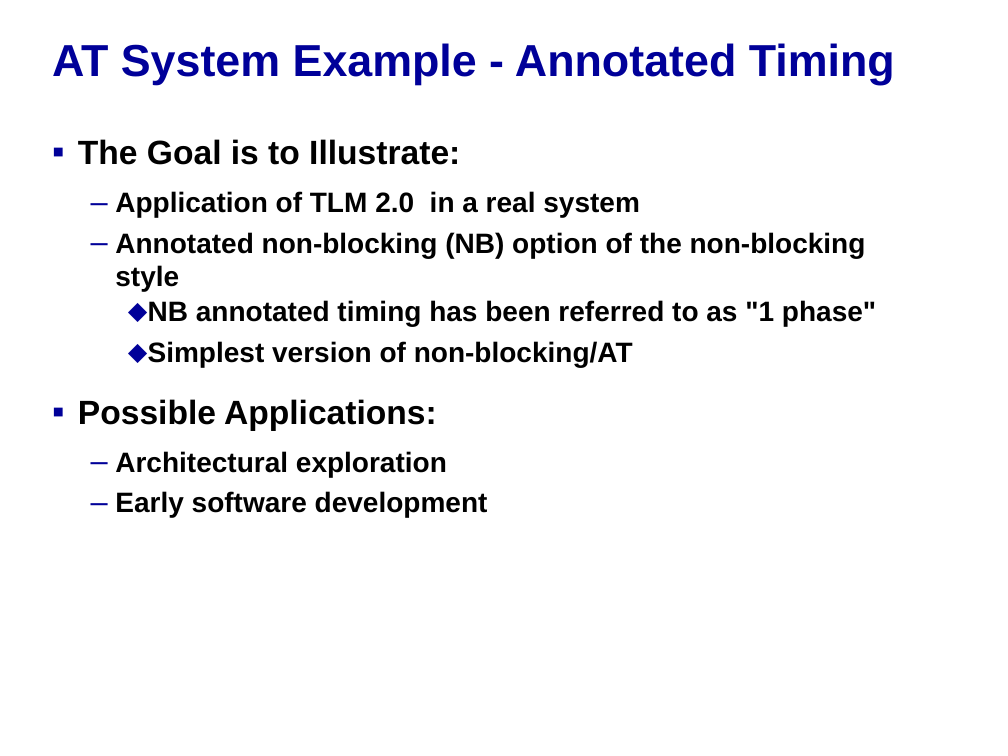
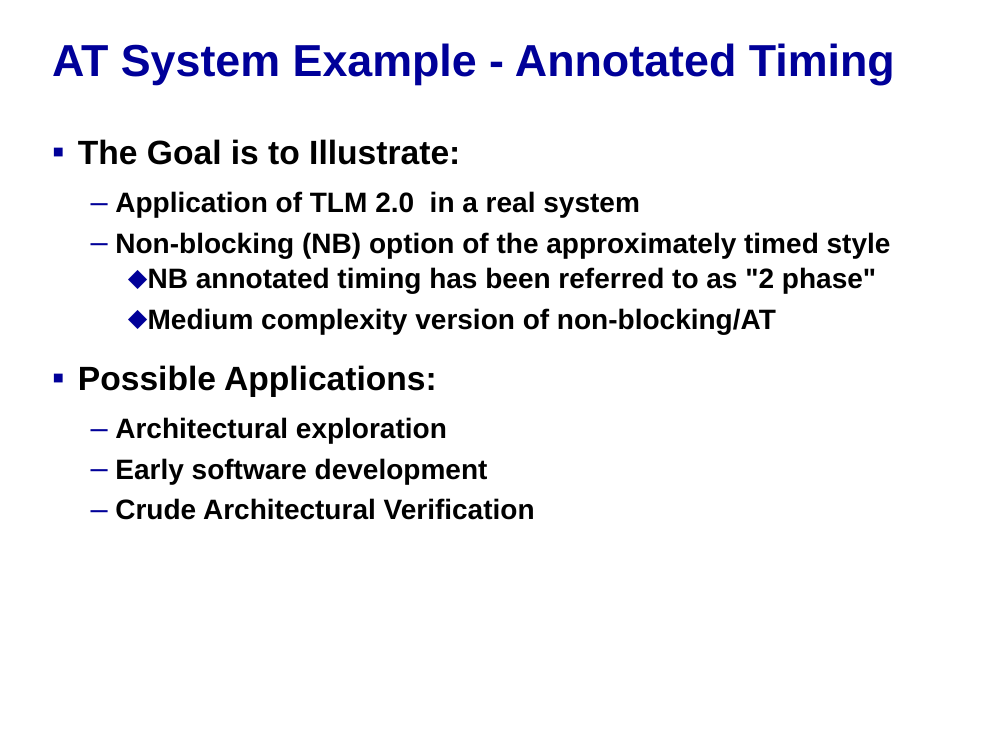
Before and after one commit to accellera-official/systemc, a slide deck: slide 2 of examples/tlm/at_2_phase/docs/at_2_phase_example.ppt. Drawn at 1008x756 pixels with LibreOffice and Linux fonts; fonts in the diff are those of the drawing; background and template pictures are left out. Boxes give left, top, right and bottom in pixels: in the first picture for what was removed or moved away, otherwise in the second. Text is boxed around its words. In the diff, an @@ line names an element or a change of style, - is before the commit and + after.

```diff
--- a/examples/tlm/at_2_phase/docs/at_2_phase_example.ppt
+++ b/examples/tlm/at_2_phase/docs/at_2_phase_example.ppt
@@ text at (115,232,891,334): text changed @@
-  – Annotated non-blocking (NB) option of the non-blocking style
-    ⬥ NB annotated timing has been referred to as "1 phase"
-    ⬥ Simplest version of non-blocking/AT
+  – Non-blocking (NB) option of the approximately timed style
+    ⬥ NB annotated timing has been referred to as "2 phase"
+    ⬥ Medium complexity version of non-blocking/AT
@@ text at (115,498,535,520): paragraph added @@
+  – Crude Architectural Verification
```
Also in this commit, not shown: 8 other slides changed, 1 slide added, 3 other files.
